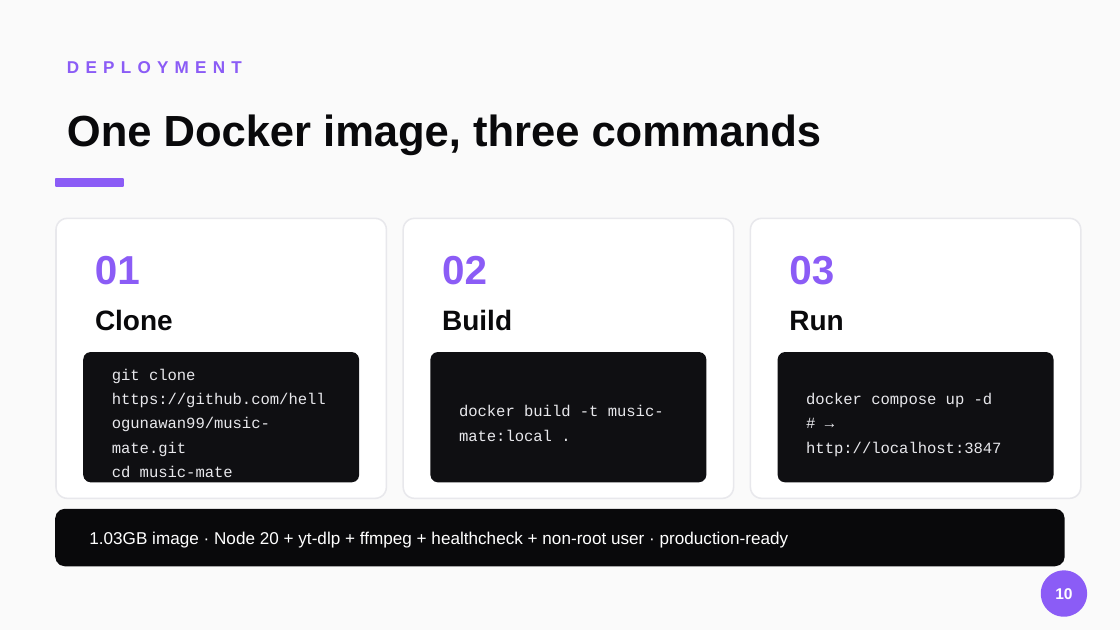
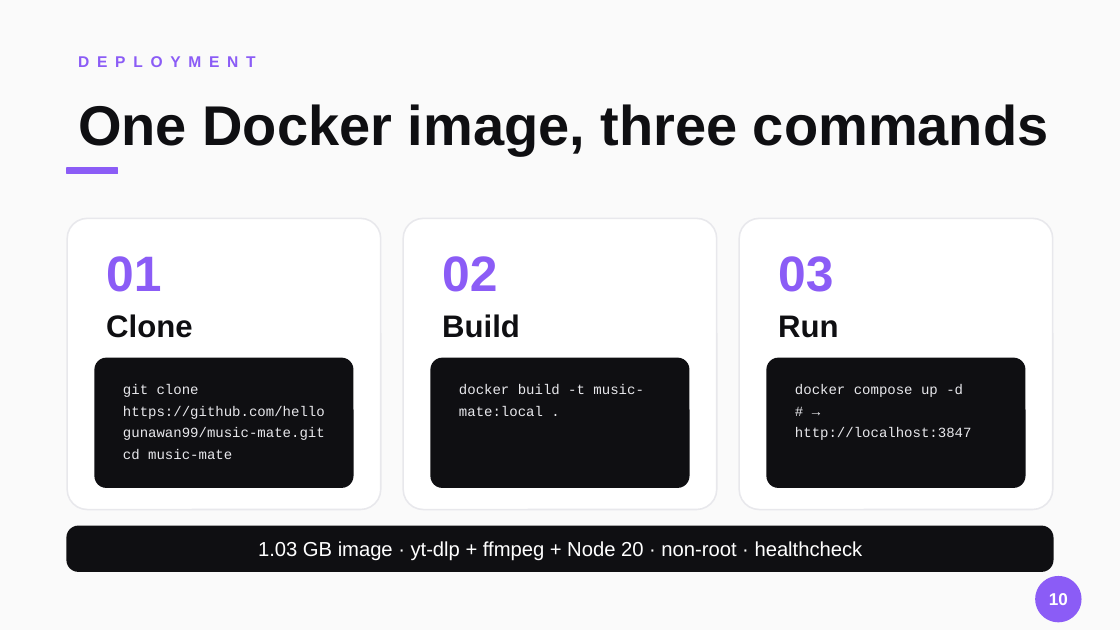
Before and after one commit to hellogunawan99/music-mate, a slide deck: slide 10 of docs/deck/output/music-mate.pptx. Drawn at 1120x630 pixels with LibreOffice and Linux fonts; fonts in the diff are those of the drawing. Boxes give left, top, right and bottom in pixels: in the first picture for what was removed or moved away, otherwise in the second. Text is boxed around its words. In the diff, an @@ line names an element or a change of style, - is before the commit and + after.

Commit message:
Aesthetic redesign of deck: shared design tokens, tighter layouts
Before: 43 shapes on the architecture slide alone, mixed type sizes
(9-80pt), inconsistent corner radii, decorative shapes competing
with content. Felt busy and unprofessional.

After: Rounded & Spacious style consistently applied across all slides.

New shared module: docs/deck/tokens.js
  - THEME: 5 contract colors (primary, secondary, accent, light, bg)
  - EX: extended neutrals (surface, line, inkSubtle, accentSoft)
  - TYPE: 6-size type scale (display 64 → caption 10)
  - SP: spacing tokens (pageMargin 0.6, cardPadding 0.3, etc.)
  - Helpers: addHeader, addPageBadge, addCard, addTagPill

Per-slide changes:
  - Cover: removed bg-color blocks, kept just one accent bar + mark
  - Agenda: vertical 2-col layout with generous 0.65 row height
  - Problem: equal-width cards (2.73in each), consistent inner padding
  - Solution: hero quote band + 2x2 pillar grid (was 4-col cramped)
  - Tech stack: 3 horizontal layer rows, pill items aligned to baseline
  - Architecture: VERTICAL flow with connector lines (was horizontal
    with 43 shapes); now 29 shapes, cleaner hierarchy
  - Features: 2x3 grid, single tag pill, single title, single body
  - 3D scene: image 60% width, side panel with bullet list
  - UI showcase: 3 image cards with consistent framing
  - Deployment: 3-step cards with dark code blocks
  - Closing: mirrors cover, brand mark + accent bar

Type scale locked to 6 sizes (was 13 different sizes). Corner radii
locked to 0.18-0.2in.

```diff
--- a/docs/deck/output/music-mate.pptx
+++ b/docs/deck/output/music-mate.pptx
@@ text "DEPLOYMENT": place and size @@
-text "DEPLOYMENT" at [67,61,242,73]
+text "DEPLOYMENT" at [67,45,1075,78]
@@ text "DEPLOYMENT" at [67,45,1075,78]: size 11 to 10 pt, letter spacing 4 to 5 pt @@
@@ text "One Docker image, three commands": place and size @@
-text "One Docker image, three commands" at [67,114,822,155]
+text "One Docker image, three commands" at [78,104,1048,155]
@@ text "One Docker image, three commands" at [78,104,1048,155]: size 28 to 36 pt, text colour #09090B to #0F0F12 @@
@@ rectangle: place and size @@
-rectangle at [56,179,123,186]
+rectangle at [67,168,118,174]
@@ rounded rectangle: place and size @@
-rounded rectangle at [56,218,386,498]
+rounded rectangle at [67,218,381,510]
@@ rounded rectangle: place and size @@
-rounded rectangle at [403,218,734,498]
+rounded rectangle at [403,218,717,510]
@@ proportions changed in 6 elements at [95,358,353,487], [67,218,381,510], [431,358,689,487], [403,218,717,510], [767,358,1025,487], [739,218,1053,510] @@
@@ rounded rectangle: place and size @@
-rounded rectangle at [750,218,1081,498]
+rounded rectangle at [739,218,1053,510]
@@ size 26 to 32 pt in 3 elements at [778,256,833,292], [442,256,497,292], [106,256,161,292] @@
@@ text "01": place and size @@
-text "01" at [95,256,140,285]
+text "01" at [106,256,161,292]
@@ text "03": place and size @@
-text "03" at [789,256,834,285]
+text "03" at [778,256,833,292]
@@ text "Clone": place and size @@
-text "Clone" at [95,309,173,331]
+text "Clone" at [106,314,192,338]
@@ size 18 to 20 pt, text colour #09090B to #0F0F12 in 3 elements at [106,314,192,338], [442,314,520,338], [778,315,838,338] @@
@@ text "Run": place and size @@
-text "Run" at [789,310,843,331]
+text "Run" at [778,315,838,338]
@@ rounded rectangle: place and size @@
-rounded rectangle at [84,353,358,482]
+rounded rectangle at [95,358,353,487]
@@ rounded rectangle: place and size @@
-rounded rectangle at [431,353,706,482]
+rounded rectangle at [431,358,689,487]
@@ rounded rectangle: place and size @@
-rounded rectangle at [778,353,1053,482]
+rounded rectangle at [767,358,1025,487]
@@ text "git clone https://github.com/hellogunawan99/music-mate.git": place and size @@
-text "git clone https://github.com/hellogunawan99/music-mate.git" at [112,368,326,483]
+text "git clone https://github.com/hellogunawan99/music-mate.git" at [123,384,325,459]
@@ size 10 to 9 pt; vertical alignment middle to top in 3 elements at [123,384,325,459], [459,384,643,416], [795,384,972,440] @@
@@ text "docker compose up -d": place and size @@
-text "docker compose up -d" at [806,393,1001,456]
+text "docker compose up -d" at [795,384,972,440]
@@ rounded rectangle: place and size @@
-rounded rectangle at [56,510,1064,566]
+rounded rectangle at [67,526,1053,571]
@@ rounded rectangle at [67,526,1053,571]: fill #09090B to #0F0F12; outline #09090B 1 pt to #0F0F12 1 pt; proportions changed @@
@@ text at [258,541,863,561]: text changed; size 11 to 13 pt @@
-1.03GB image · Node 20 + yt-dlp + ffmpeg + healthcheck + non-root user · production-ready
+1.03 GB image · yt-dlp + ffmpeg + Node 20 · non-root · healthcheck
@@ text "10" at [1049,593,1068,605]: size 10 to 11 pt @@
@@ ellipse: place and size @@
-ellipse at [1042,571,1086,616]
+ellipse at [1036,577,1081,622]
```
Also in this commit, not shown: 10 other slides changed, 13 other files.
